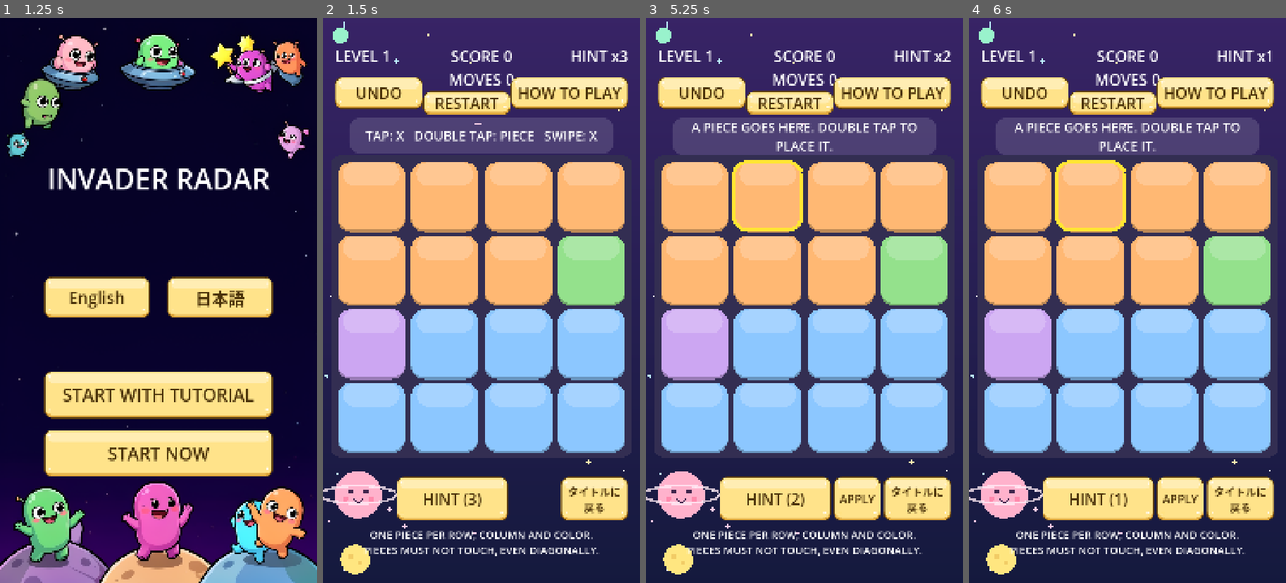
Above: before the commit, frames 1-4 (left to right).
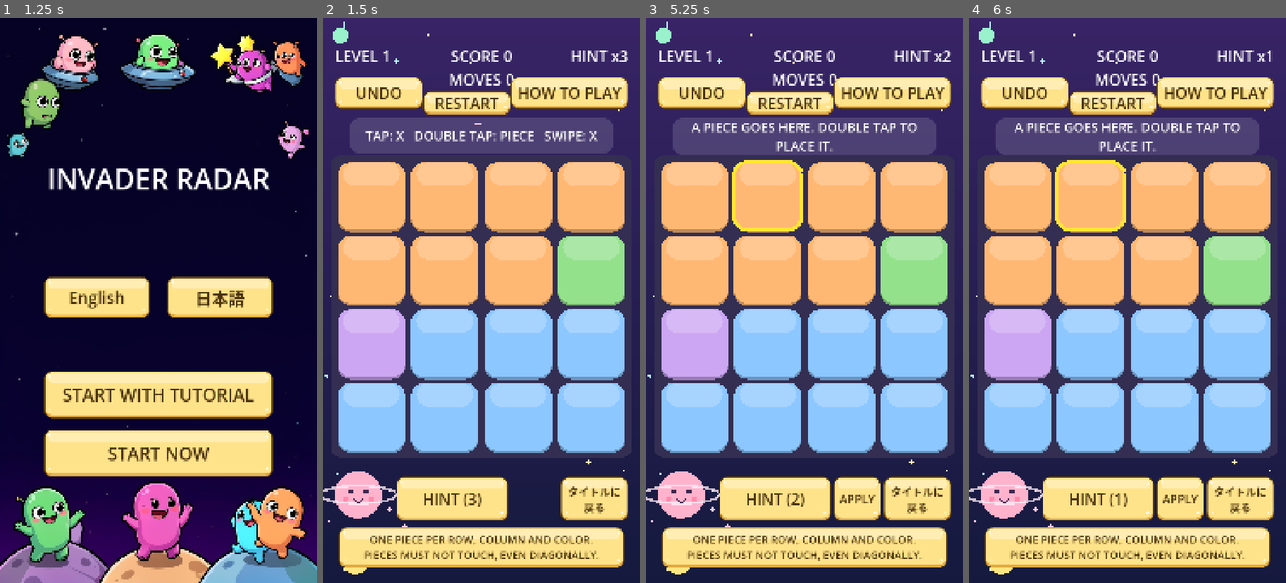
Above: after the commit, the same moments.

Repository: hidekig1001-cell/invader-radar
Game: Godot game, scene res://scenes/app.tscn
Same seed, same stepped clock (60 frames per second), same inputs: the game is played once before the commit and once after it.
Inputs:
- Up to frame 1 (1.25 s): click "English" at 0.5 s
- Up to frame 2 (1.5 s): click "START NOW" at 1.25 s
- Up to frame 3 (5.25 s): click "RESTART" at 2 s; click "RESTART" at 2.75 s; click "RESTART" at 3.5 s; click "UNDO" at 4.25 s; click "HINT (3)" at 5 s
- Up to frame 4 (6 s): click "HINT (2)" at 5.75 s

Frame 1 is identical in both runs. In frame 2, 6.2% of the frame differs, in the area x 4-96%, y 90-98%; in frame 3, 6.2%; in frame 4, 6.2%.

Commit message:
CR-1036: ルールの文の後ろにタイルの板を敷く
improve runner が生成（実装: qwen3.8-flashnext-strata-v100、テスト: qwen3.8-flashnext-strata-v100）。run: 20261017-1259-CR-1036

Diff:
--- a/scenes/rules_label.gd
+++ b/scenes/rules_label.gd
@@ -6,9 +6,28 @@
 func _ready() -> void:
 	text = RULES_TEXT
 	visible = true
+	z_index = 10
+	add_theme_stylebox_override("normal", make_style_box())
+	add_theme_color_override("font_color", text_color())
 
 func apply_language(lang_code: String) -> void:
 	if lang_code == "ja":
 		text = RULES_TEXT_JA
 	else:
 		text = RULES_TEXT
+
+static func make_style_box() -> StyleBoxTexture:
+	var sb := StyleBoxTexture.new()
+	sb.texture = load("res://assets/buttons/button_normal.png")
+	sb.texture_margin_left = 32.0
+	sb.texture_margin_right = 32.0
+	sb.texture_margin_top = 44.0
+	sb.texture_margin_bottom = 40.0
+	sb.content_margin_left = 32.0
+	sb.content_margin_right = 32.0
+	sb.content_margin_top = 16.0
+	sb.content_margin_bottom = 16.0
+	return sb
+
+static func text_color() -> Color:
+	return Color("#4A320A")
--- /dev/null
+++ b/test/cr/test_cr_1036.gd
@@ -0,0 +1,67 @@
+extends GutTest
+
+const RulesLabelScript = preload("res://scenes/rules_label.gd")
+const MainScene = preload("res://scenes/main.tscn")
+
+
+func _start():
+	var m = MainScene.instantiate()
+	add_child_autofree(m)
+	await wait_frames(2)
+	return m
+
+
+## CHECK: 1
+func test_make_style_box_texture() -> void:
+	var sb = RulesLabelScript.make_style_box()
+	assert_true(sb is StyleBoxTexture, "make_style_box should return StyleBoxTexture")
+	var tex = sb.texture
+	assert_not_null(tex, "StyleBoxTexture should have a texture")
+	assert_eq(tex.resource_path, "res://assets/buttons/button_normal.png")
+	assert_eq(tex.get_width(), 360)
+	assert_eq(tex.get_height(), 140)
+
+
+## CHECK: 2
+func test_make_style_box_texture_margins() -> void:
+	var sb = RulesLabelScript.make_style_box()
+	assert_eq(sb.texture_margin_left, 32.0)
+	assert_eq(sb.texture_margin_right, 32.0)
+	assert_eq(sb.texture_margin_top, 44.0)
+	assert_eq(sb.texture_margin_bottom, 40.0)
+
+
+## CHECK: 3
+func test_make_style_box_content_margins() -> void:
+	var sb = RulesLabelScript.make_style_box()
+	assert_eq(sb.content_margin_left, 32.0)
+	assert_eq(sb.content_margin_right, 32.0)
+	assert_eq(sb.content_margin_top, 16.0)
+	assert_eq(sb.content_margin_bottom, 16.0)
+
+
+## CHECK: 4
+func test_rules_label_stylebox_applied() -> void:
+	var m = await _start()
+	var sb = RulesLabelScript.make_style_box()
+	var applied_sb = m.rules_label.get_theme_stylebox("normal")
+	assert_true(applied_sb is StyleBoxTexture, "rules_label should have a StyleBoxTexture stylebox")
+	assert_eq(applied_sb.texture.resource_path, "res://assets/buttons/button_normal.png")
+	assert_eq(applied_sb.texture_margin_top, 44.0)
+	assert_eq(applied_sb.content_margin_top, 16.0)
+
+
+## CHECK: 5
+func test_rules_label_font_color() -> void:
+	var m = await _start()
+	var expected_color = RulesLabelScript.text_color()
+	var actual_color = m.rules_label.get_theme_color("font_color")
+	assert_true(actual_color.is_equal_approx(expected_color), "Font color should match text_color()")
+	assert_true(expected_color.is_equal_approx(Color("#4A320A")), "text_color() should return #4A320A")
+
+
+## CHECK: 6
+func test_rules_label_z_index() -> void:
+	var m = await _start()
+	assert_eq(m.rules_label.z_index, 10)
+	assert_true(m.rules_label.z_index > m.space_bg.z_index, "rules_label z_index should be greater than space_bg z_index")
